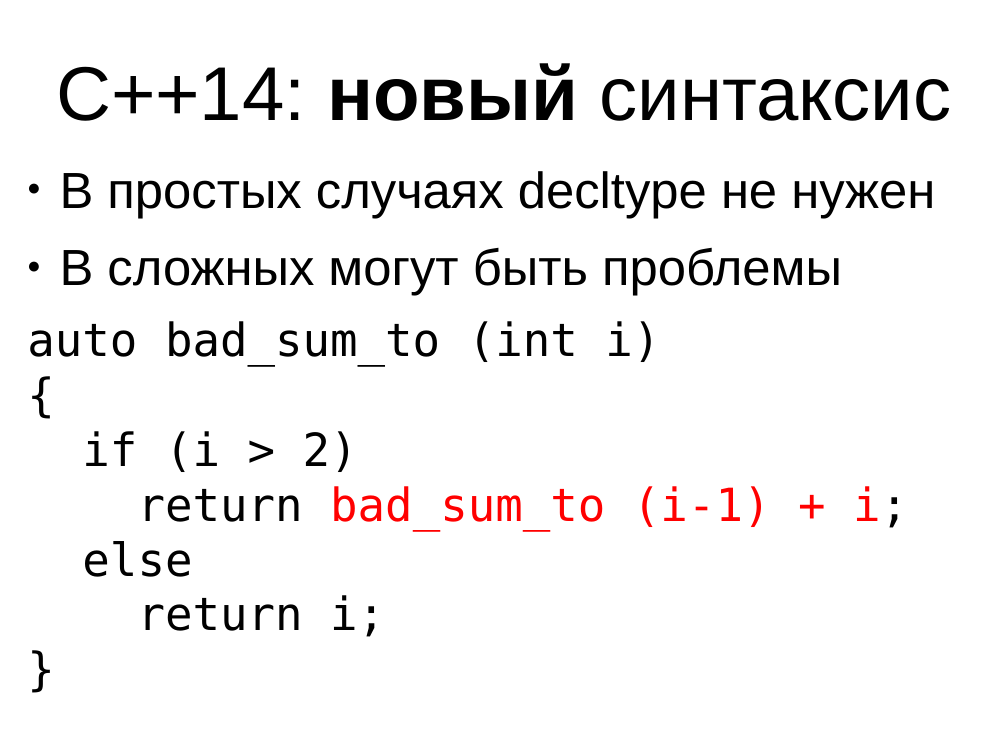
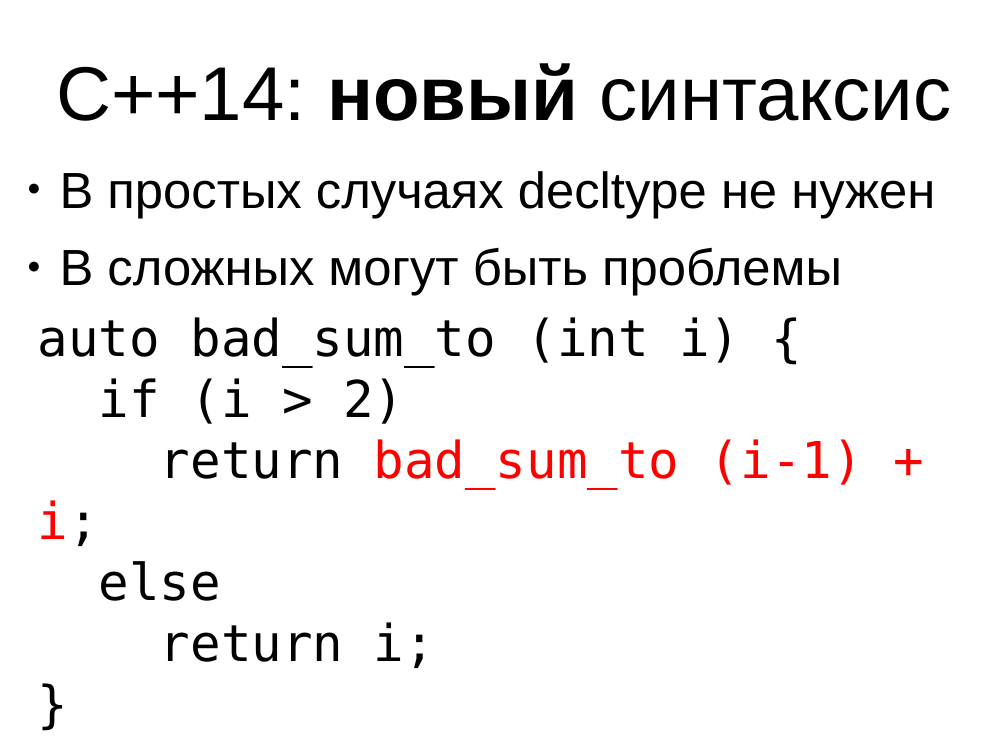
Before and after one commit to MIPT-ILab/cpp-lects-rus, a slide deck: slide 37 of slides/lec1-6-inference.odp (slide 38 before the commit). Drawn at 1008x756 pixels with LibreOffice and Linux fonts; fonts in the diff are those of the drawing. Boxes give left, top, right and bottom in pixels: in the first picture for what was removed or moved away, otherwise in the second. Text is boxed around its words. In the diff, an @@ line names an element or a change of style, - is before the commit and + after.

```diff
--- a/slides/lec1-6-inference.odp
+++ b/slides/lec1-6-inference.odp
@@ text at [38,317,740,367]: text changed; size 36 to 40 pt @@
-auto bad_sum_to (int i)
-{
+auto bad_sum_to (int i) {
@@ text "auto bad_sum_to (int i) {": place and size @@
-text "auto bad_sum_to (int i) {" at [27,321,908,637]
+text "auto bad_sum_to (int i) {" at [38,317,863,668]
@@ text at [38,378,863,668]: size 36 to 40 pt in "if (i > 2)", "return bad_sum_to (i-1) + i;", "else", "return i;" and 1 more places @@
```
Also in this commit, not shown: 7 other slides changed, 24 slides added, 1 slide removed, 6 other files.
